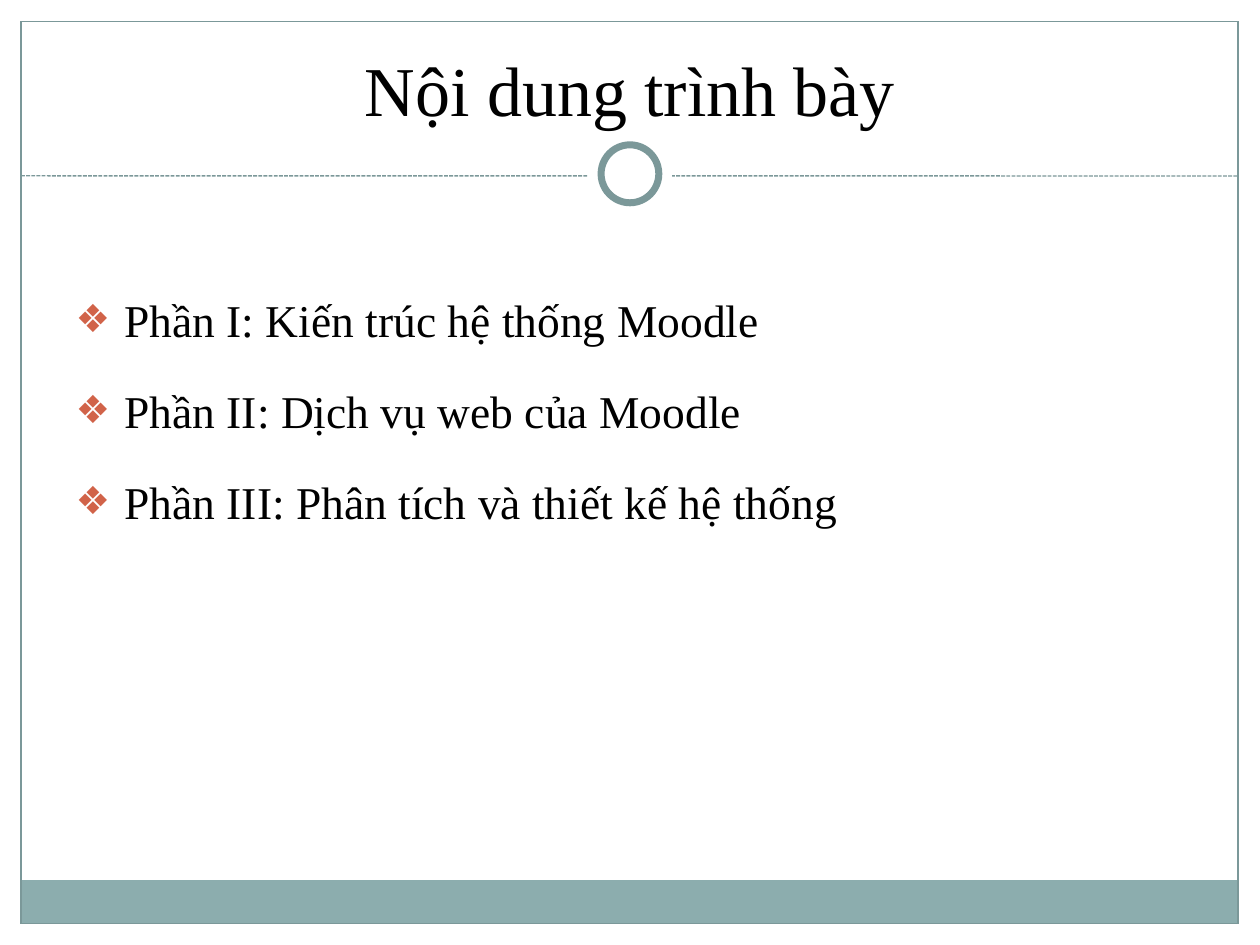
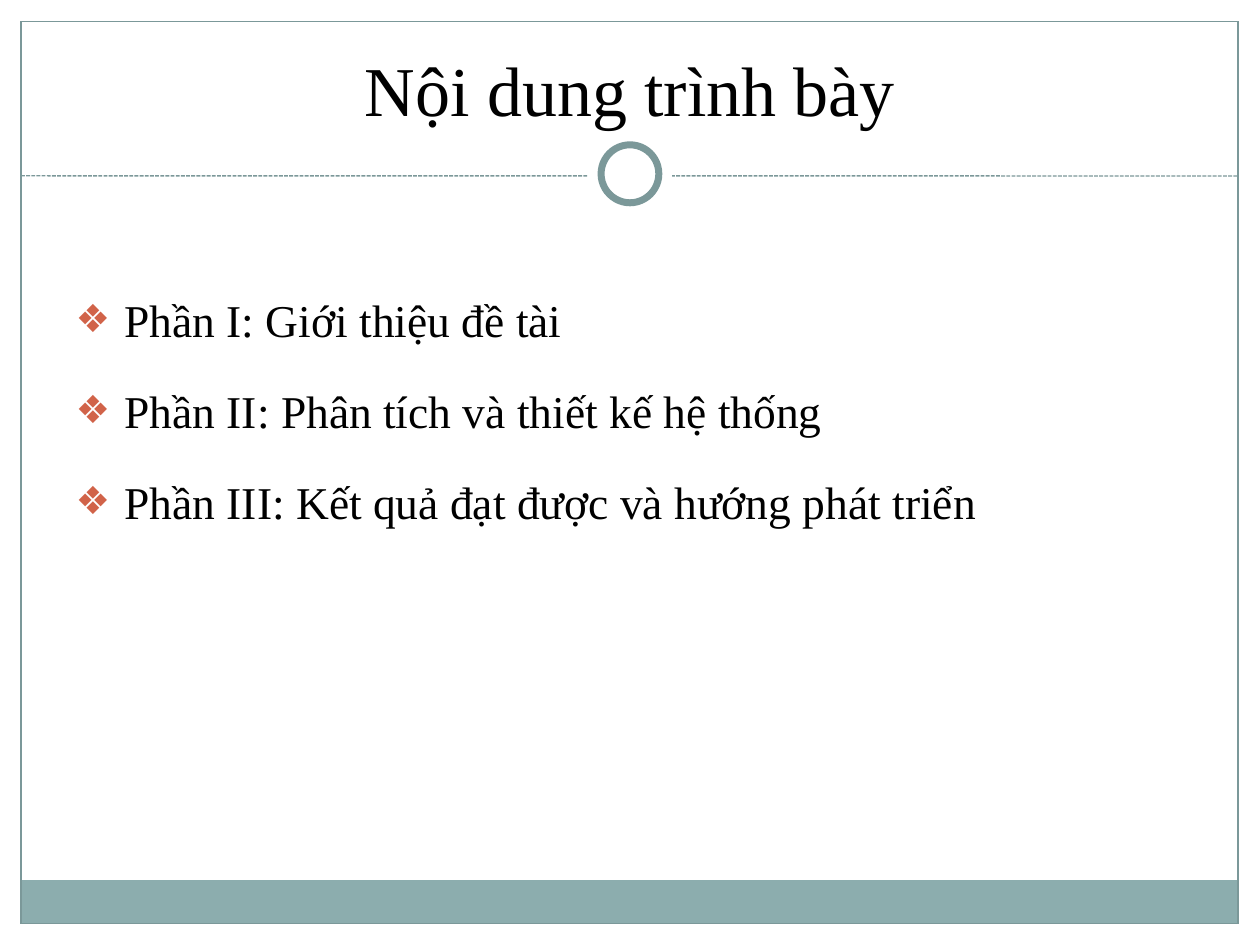
Before and after one commit to trungvdhp/cong-thong-tin-sv, a slide deck: slide 2 of BaoCao/Moodle/Reports/Vimaru-Moodle-Slide.pptx. Drawn at 1260x945 pixels with LibreOffice and Linux fonts; fonts in the diff are those of the drawing. Boxes give left, top, right and bottom in pixels: in the first picture for what was removed or moved away, otherwise in the second. Text is boxed around its words. In the diff, an @@ line names an element or a change of style, - is before the commit and + after.

```diff
--- a/BaoCao/Moodle/Reports/Vimaru-Moodle-Slide.pptx
+++ b/BaoCao/Moodle/Reports/Vimaru-Moodle-Slide.pptx
@@ text at <box>124,304,976,528</box>: text changed @@
-❖ Phần I: Kiến trúc hệ thống Moodle
-❖ Phần II: Dịch vụ web của Moodle
-❖ Phần III: Phân tích và thiết kế hệ thống
+❖ Phần I: Giới thiệu đề tài
+❖ Phần II: Phân tích và thiết kế hệ thống
+❖ Phần III: Kết quả đạt được và hướng phát triển
```
Also in this commit, not shown: 15 other slides changed, 2 slides added, 10 slides removed, 37 other files.
